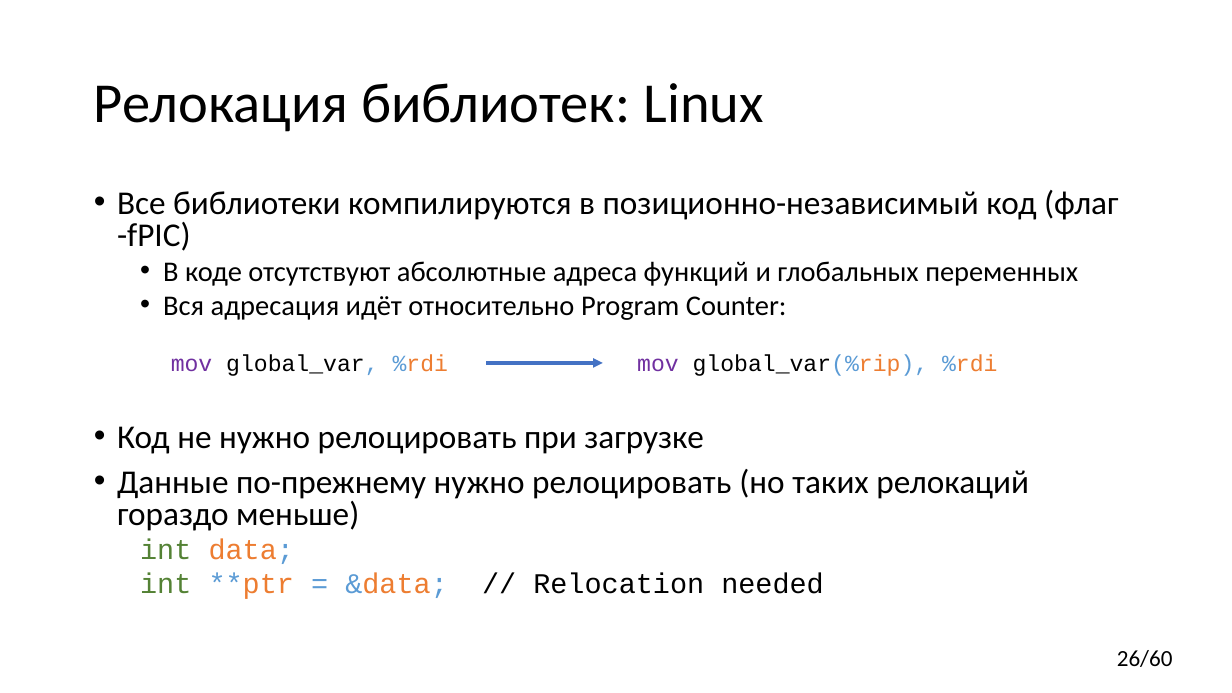
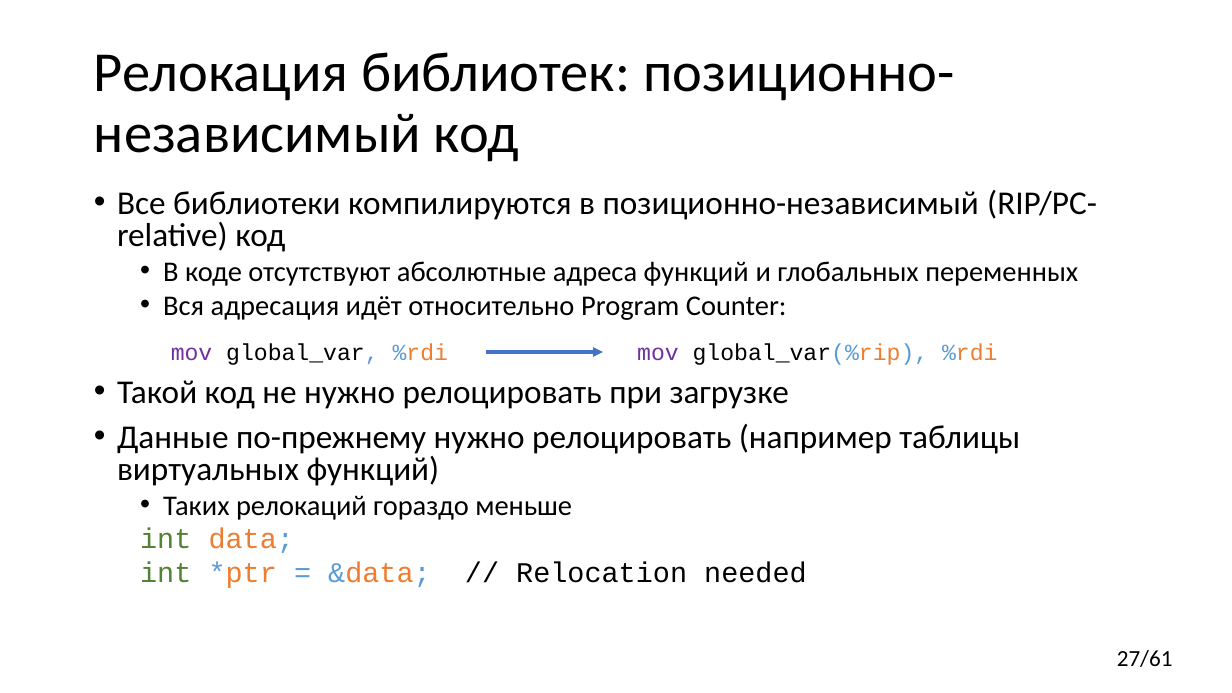
Before and after one commit to yugr/CppRussia, a slide deck: slide 27 of 2024/RU.pptx (slide 26 before the commit). Drawn at 1232x693 pixels with LibreOffice and Linux fonts; fonts in the diff are those of the drawing. Boxes give left, top, right and bottom in pixels: in the first picture for what was removed or moved away, otherwise in the second. Text is boxed around its words. In the diff, an @@ line names an element or a change of style, - is before the commit and + after.

Commit message:
Rework section about relocation.

```diff
--- a/2024/RU.pptx
+++ b/2024/RU.pptx
@@ title at bbox=[94, 52, 955, 162]: text changed @@
-Релокация библиотек: Linux
+Релокация библиотек: позиционно-независимый код
@@ text at bbox=[117, 190, 1097, 252]: text changed @@
-• Все библиотеки компилируются в позиционно-независимый код (флаг -fPIC)
+• Все библиотеки компилируются в позиционно-независимый (RIP/PC-relative) код
@@ 2 texts, 1 arrow: place and size @@
-2 texts, 1 arrow at bbox=[171, 355, 997, 376]
+2 texts, 1 arrow at bbox=[171, 344, 997, 365]
@@ text at bbox=[117, 380, 1020, 520]: text changed @@
-• Код не нужно релоцировать при загрузке
-• Данные по-прежнему нужно релоцировать (но таких релокаций гораздо меньше)
+• Такой код не нужно релоцировать при загрузке
+• Данные по-прежнему нужно релоцировать (например таблицы виртуальных функций)
+  • Таких релокаций гораздо меньше
@@ text at bbox=[140, 562, 807, 588]: text changed @@
-  int **ptr = &data; // Relocation needed
+  int *ptr = &data; // Relocation needed
@@ page number at bbox=[1117, 650, 1173, 667]: text changed @@
-26/60
+27/61
```
Also in this commit, not shown: 3 other slides changed, 1 slide added, 1 other file.
